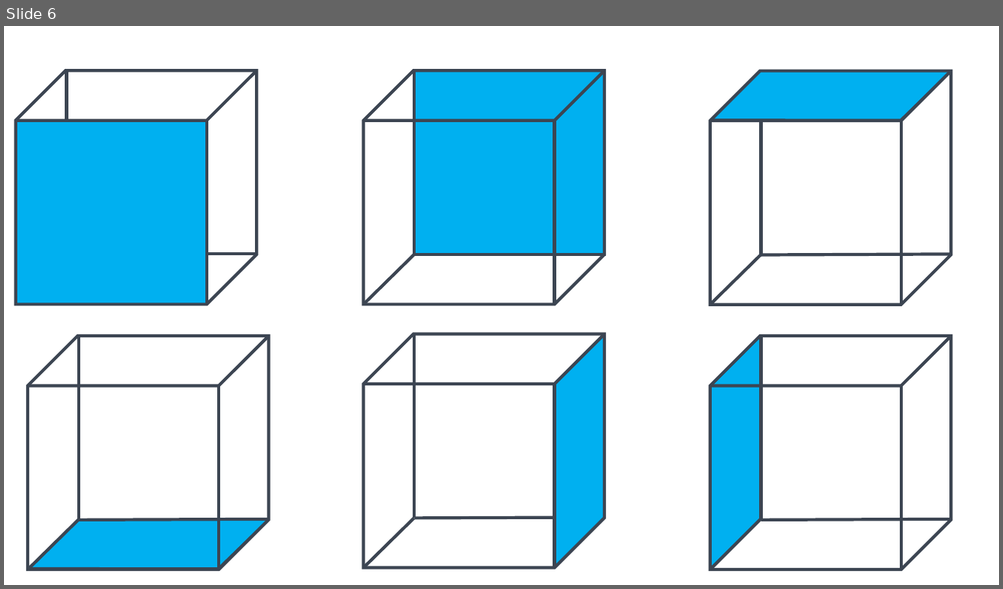
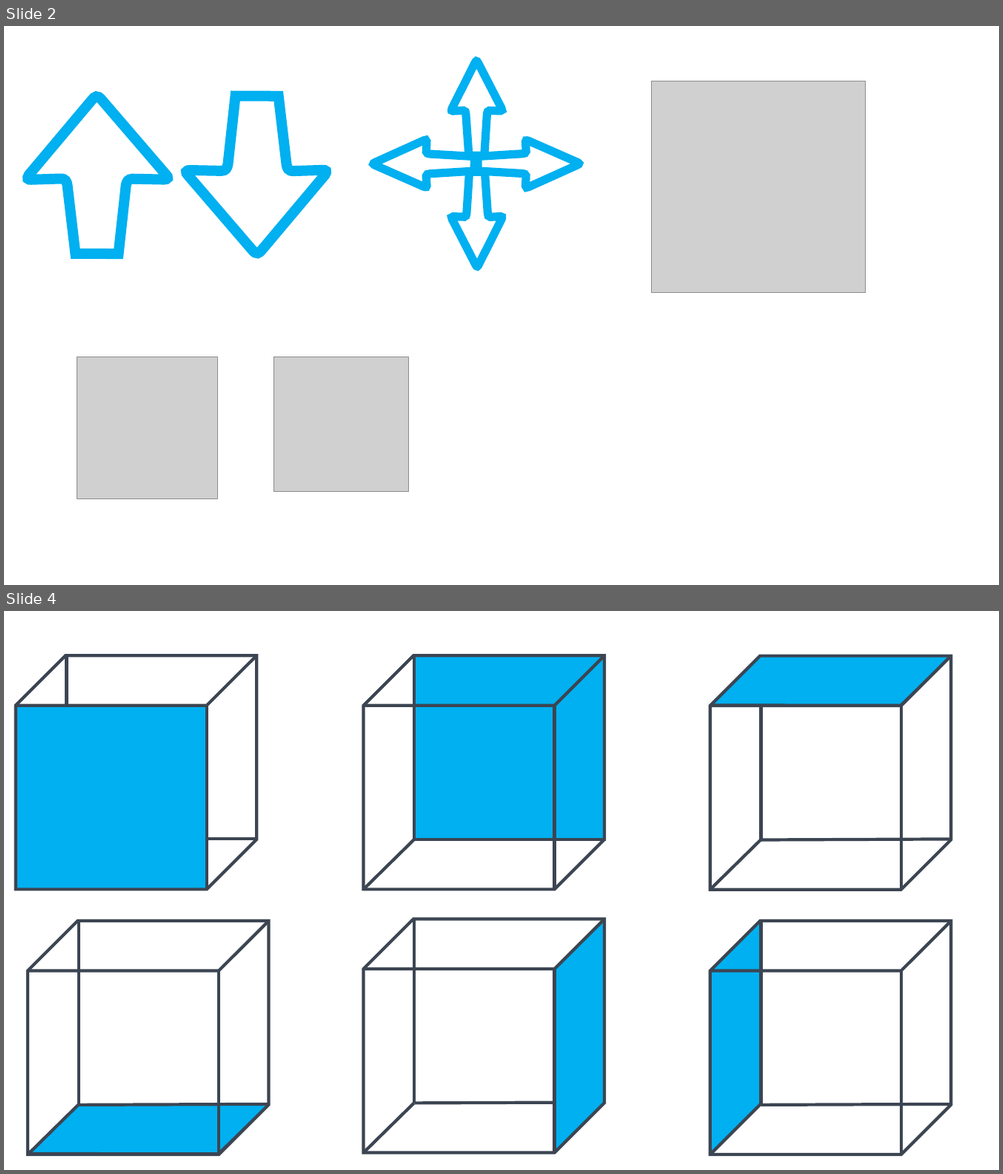
Before and after one commit to COFFASoft/Coffa-Viewer, a slide deck: Light_theme.pptx. Shown one above the other, each under a label of ours: slide 6 before the commit, slides 2 and 4 after it; the slides between them are not shown. The pictures are 1003x589 and 1003x1174 pixels, drawn with LibreOffice and Linux fonts; fonts in the diff are those of the drawing; grey boxes stand for pictures. Boxes give left, top, right and bottom in pixels: in the first picture for what was removed or moved away, otherwise in the second. Text is boxed around its words. In the diff, an @@ line names an element or a change of style, - is before the commit and + after.

```diff
--- a/Light_theme.pptx
+++ b/Light_theme.pptx
@@ slide 2 added at (4, 26, 999, 585), background #FFFFFF @@
@@ group added at (373, 61, 579, 267): 4 freeform shapes @@
@@ picture added at (652, 82, 865, 293) @@
@@ freeform shape added at (28, 97, 168, 255), outline #00B0F0 10 pt @@
@@ freeform shape added at (186, 96, 327, 254), outline #00B0F0 10 pt @@
@@ picture added at (77, 358, 216, 499) @@
@@ picture added at (274, 358, 408, 491) @@
@@ what was slide 6 is now slide 4 @@
```
Also in this commit, not shown: 2 other slides added, 7 slides removed, 21 other files.
